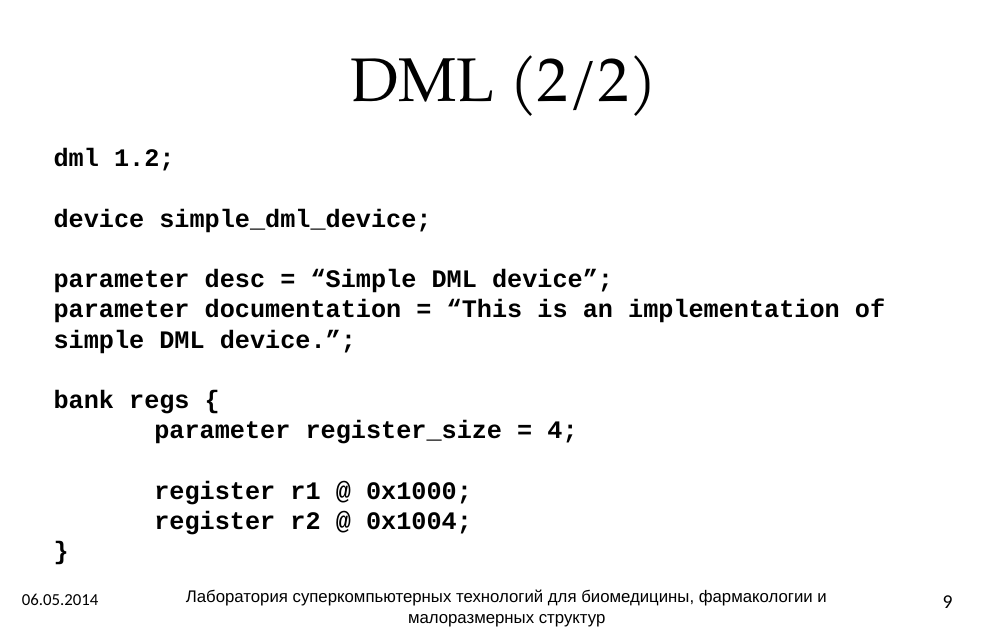
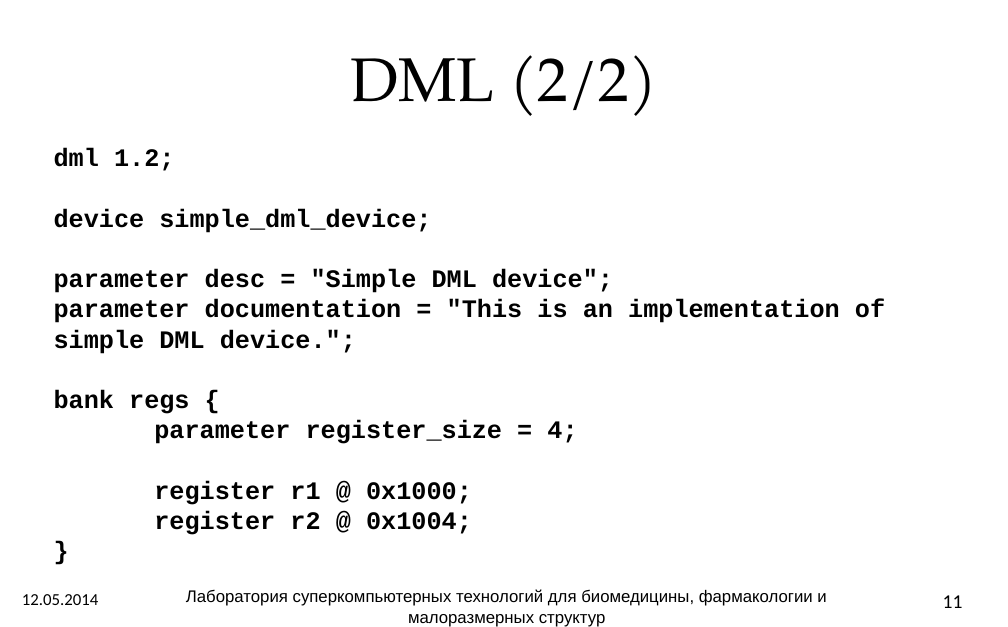
Before and after one commit to atakua/simlectures-archive, a slide deck: slide 11 of lecture12-languages/lecture12-languages.pptx (slide 9 before the commit). Drawn at 1008x627 pixels with LibreOffice and Linux fonts; fonts in the diff are those of the drawing; background and template pictures are left out. Boxes give left, top, right and bottom in pixels: in the first picture for what was removed or moved away, otherwise in the second. Text is boxed around its words. In the diff, an @@ line names an element or a change of style, - is before the commit and + after.

```diff
--- a/lecture12-languages/lecture12-languages.pptx
+++ b/lecture12-languages/lecture12-languages.pptx
@@ text in rectangle at [54, 269, 885, 354]: text changed @@
-parameter desc = “Simple DML device”;
-parameter documentation = “This is an implementation of simple DML device.”;
+parameter desc = "Simple DML device";
+parameter documentation = "This is an implementation of simple DML device.";
@@ text at [22, 594, 98, 605]: text changed @@
-06.05.2014
+12.05.2014
@@ page number at [943, 595, 963, 608]: text changed @@
-9
+11
```
Also in this commit, not shown: 17 other slides changed, 3 slides added, 1 other file.
